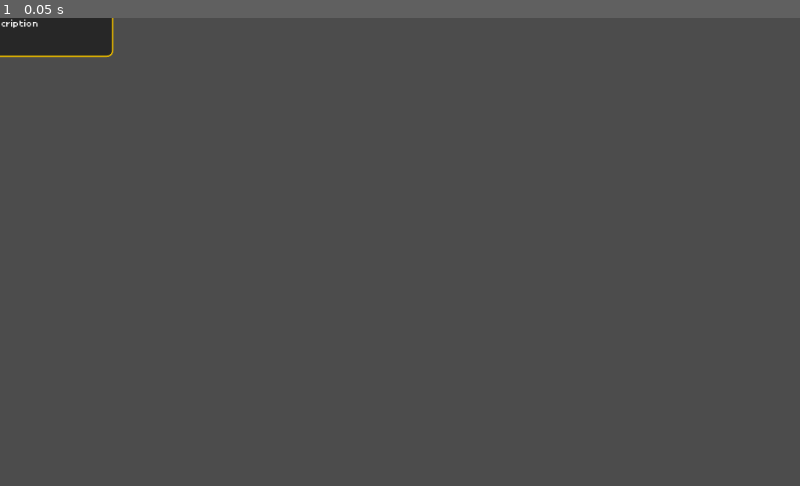
Above: before the commit, frame 1.
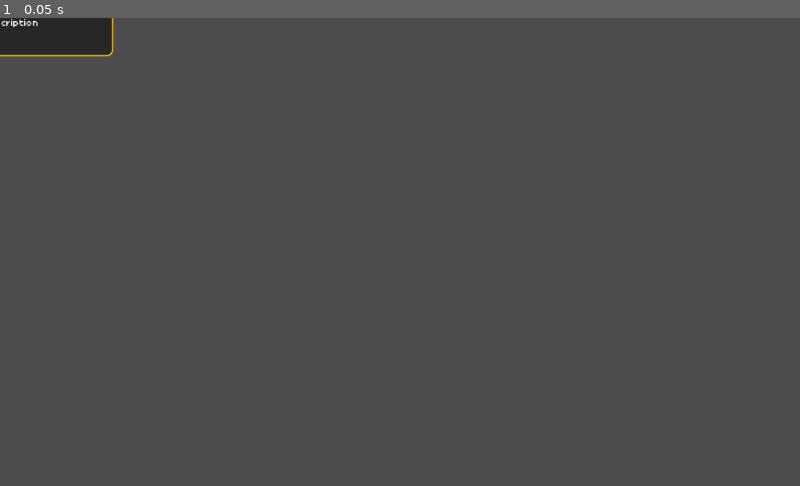
Above: after the commit, the same moment.

Repository: Armindster/success-abuse-epic-epietch-edition
Game: Godot game, scene res://Toasts/Toast.tscn
Same seed, same stepped clock (60 frames per second), same inputs: the game is played once before the commit and once after it. This scene is started directly instead of the project's main scene.
Inputs:
- Up to frame 1 (0.05 s): no input

The runs differ from the first frame. In frame 1, 0.1% of the frame differs, in the area x 0-15%, y 0-9%.

Commit message:
add signal and animation

Diff:
--- a/Toasts/Toast.gd
+++ b/Toasts/Toast.gd
@@ -1,4 +1,6 @@
 extends Node
+
+signal finished
 
 export (String, FILE) var filepath
 var file = File.new()
@@ -47,14 +49,12 @@
 		locked_style()
 		popup.get_node("Name").set_text(dict[achievement].name)
 		popup.get_node("Description").set_text("? ? ? ? ? ? ? ? ? ?")
+		animation()
 	else:
 		popup.get_node("Name").set_text(dict[achievement].name)
 		popup.get_node("Description").set_text(dict[achievement].description)
 		dict[achievement].accomplished = 1
-
-#func _on_Area2D_input_event(viewport, event, shape_idx):
-	#if event is InputEventMouseButton:
-		#popup.hide()
+		animation()
 
 func animation():
 	popup.show()
@@ -69,6 +69,7 @@
 	Vector2(popup.rect_position[0] + 300, popup.rect_position[1]), tween.TRANS_ELASTIC, tween.EASE_IN)
 	tween.start()
 	yield(tween, "tween_completed")
+	emit_signal("finished")
 
 func _on_Timer_timeout():
 	_hide_popup()
--- a/Toasts/Toast.tscn
+++ b/Toasts/Toast.tscn
@@ -39,9 +39,9 @@
 
 [node name="Panel" type="Panel" parent="."]
 margin_left = -145.0
-margin_top = -50.0
+margin_top = -51.0
 margin_right = 145.0
-margin_bottom = 50.0
+margin_bottom = 49.0
 size_flags_horizontal = 9
 size_flags_vertical = 9
 custom_styles/panel = SubResource( 4 )
